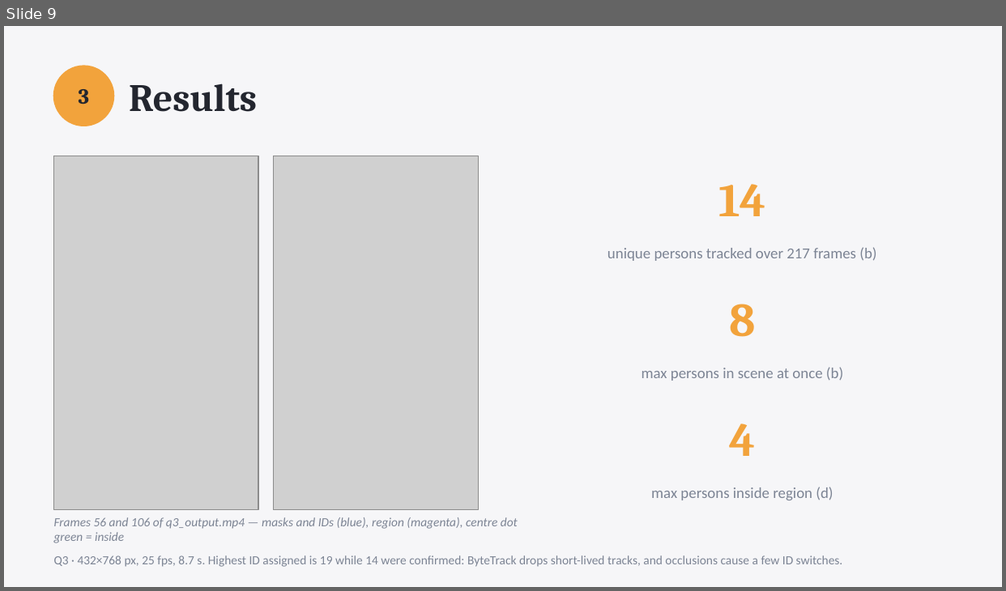
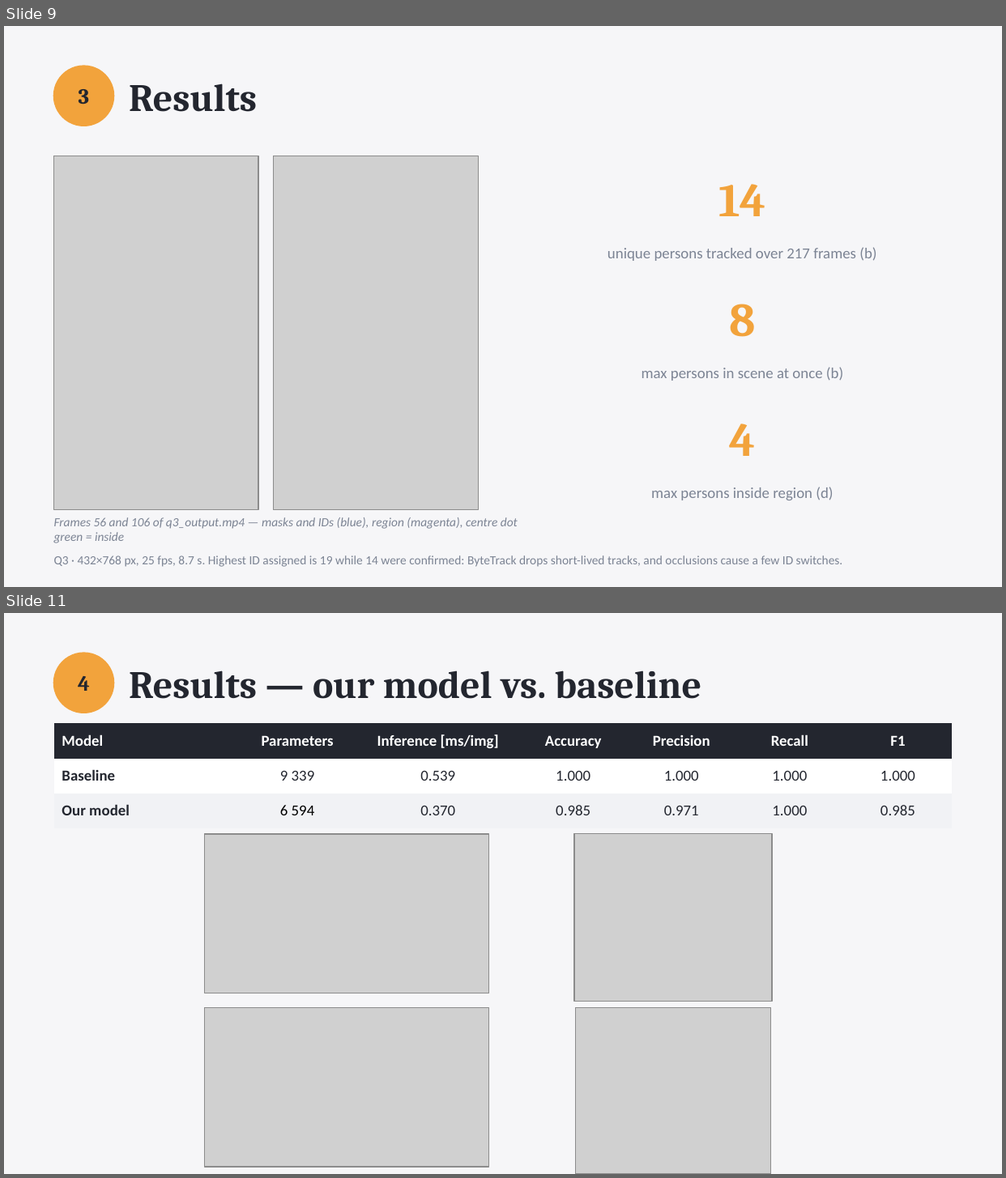
Before and after one commit to AreGundersen/MAS512, a slide deck: Assignment 1/MAS512_assignment1_gr5.pptx. Shown one above the other, each under a label of ours: slide 9 before the commit, slides 9 and 11 after it; the slides between them are not shown. The pictures are 1006x591 and 1006x1178 pixels, drawn with LibreOffice and Linux fonts; fonts in the diff are those of the drawing; grey boxes stand for pictures. Boxes give left, top, right and bottom in pixels: in the first picture for what was removed or moved away, otherwise in the second. Text is boxed around its words. In the diff, an @@ line names an element or a change of style, - is before the commit and + after.

```diff
--- a/Assignment 1/MAS512_assignment1_gr5.pptx
+++ b/Assignment 1/MAS512_assignment1_gr5.pptx
@@ slide 11 added at (4,613,1002,1174), background #F6F6F8 @@
@@ ellipse added at (54,653,114,713), fill #F2A33C, outline #F2A33C 1 pt @@
@@ text added at (78,676,90,691), 15.6 pt, text #23262F, bold @@
+4
@@ text added at (129,671,701,699), 28 pt, text #23262F, bold @@
+Results — our model vs. baseline
@@ table added at (54,724,950,828), 3 rows, 7 columns @@
+Model | Parameters | Inference [ms/img] | Accuracy | Precision | Recall | F1
+Baseline | 9 339 | 0.539 | 1.000 | 1.000 | 1.000 | 1.000
+Our model | 6 594 | 0.370 | 0.985 | 0.971 | 1.000 | 0.985
@@ picture added at (205,835,489,993) @@
@@ picture added at (573,833,771,1001) @@
@@ picture added at (205,1008,489,1167) @@
@@ picture added at (576,1008,771,1174) @@
```
Also in this commit, not shown: 3 slides changed, 6 other slides added, 2 slides removed, 29 other files.
